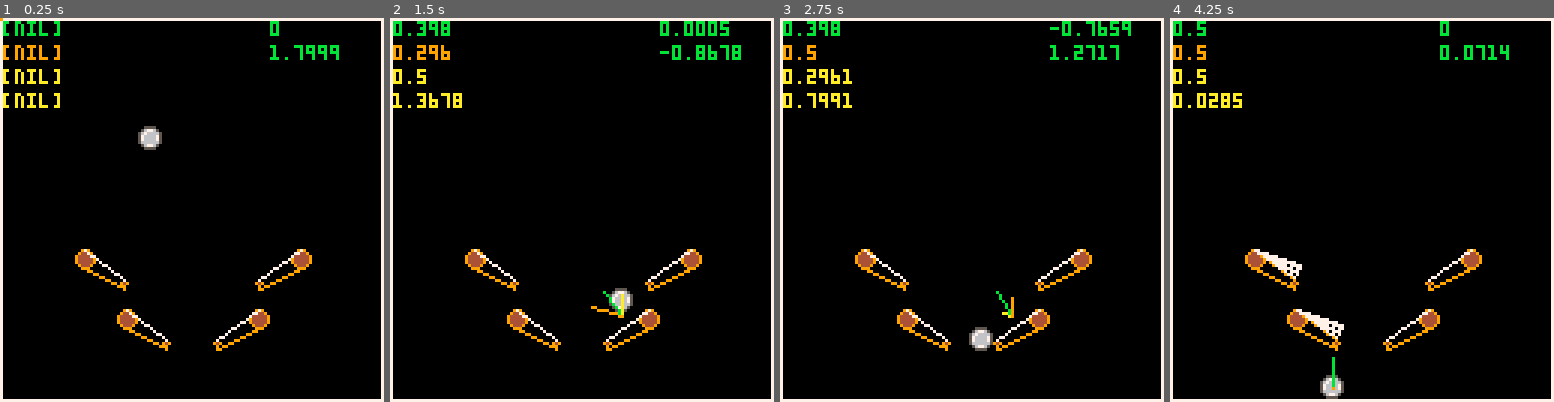
Above: before the commit, frames 1-4 (left to right).
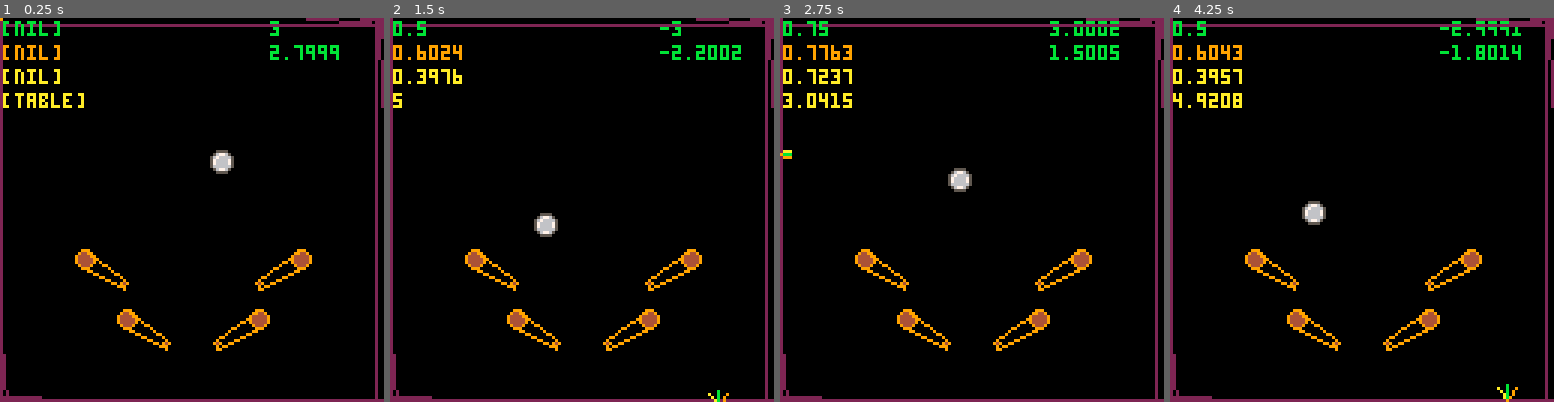
Above: after the commit, the same moments.

Repository: lkingsford/pico8-projects
Game: PICO-8 cartridge pinball1.p8
Two runs of this game, one before a commit and one after it. Both use one fixed random seed, a clock stepped at 60 frames per second and the inputs below.
Inputs:
- Up to frame 1 (0.25 s): no input
- Up to frame 2 (1.5 s): tap X (X key) at 0.33, 1.07 s; tap O (Z key) at 0.7 s
- Up to frame 3 (2.75 s): hold Right 1.6-2.1 s; tap O (Z key) at 1.7, 2.1, 2.5 s; tap X (X key) at 1.85 s; hold Up 2.15-2.42 s; hold Right from 2.47 s (still down)
- Up to frame 4 (4.25 s): tap O (Z key) every 0.4 s from 2.9 to 4.1 s; tap X (X key) at 2.97, 4.08 s; release Right at 3.03 s; hold Left 3.08-3.58 s; hold Down 3.63-3.97 s; hold Right from 4.02 s (still down)

The runs differ from the first frame. In frame 1, 6.3% of the frame differs, in the area x 0-100%, y 0-100%; in frame 2, 7.2%; in frame 3, 7.1%; in frame 4, 7.6%.

Commit message:
Next attempt

Diff:
--- a/pinball1.p8
+++ b/pinball1.p8
@@ -8,10 +8,10 @@
 
 	local p={}
 	p.x=50
-	p.dx=0
+	p.dx=3
 	p.y=30
 	p.r=4
-	p.dy=1
+	p.dy=2
 	add(pinballs, p)
 
 	flippers={}
@@ -22,11 +22,12 @@
 
 	flipper_thud = 0.6
 	gravity = 0.1
-	ramp_thud = 0.4
-
-    show_debug = true
+	ramp_thud = 1
+
+	show_debug = true
 
 	add_fixed_interactions()
+
 end
 
 function add_flipper(button, x, y, r1, r2, length, angle1, angle2, speed)
@@ -46,10 +47,35 @@
 
 function add_fixed_interactions()
 	fixed_interactions = {}
-	add_interaction(0,0,127,0,ramp_thud,0,fixed_interactions)
-	add_interaction(0,0,0,127,ramp_thud,0,fixed_interactions)
-	add_interaction(127,0,127,127,ramp_thud,0,fixed_interactions)
-	add_interaction(0,127,127,127,ramp_thud,0,fixed_interactions)
+	r_int(0,-8,127,0, 0, ramp_thud,0,fixed_interactions)
+	r_int(-8,127,132,132, 0.5, ramp_thud,0,fixed_interactions)
+	r_int(-7,0,0,127, 0.75, ramp_thud,0,fixed_interactions)
+	r_int(127,-8,132,132, 0.25, ramp_thud,0,fixed_interactions)
+end
+
+function r_int(x1, y1, x2, y2, normal, absorb, bounce, table)
+	v = {}
+	v.x1 = x1 - 2
+	v.y1 = y1 - 2
+	v.x2 = x2 + 2
+	v.y2 = y2 + 2
+	v.x3 = x1 - 2
+	v.y3 = y2 + 2
+	v.normal = normal
+	v.absorb = absorb
+	v.bounce = bounce
+	add(table, v)
+	v = {}
+	v.x1 = x1
+	v.y1 = y1
+	v.x2 = x2
+	v.y2 = y2
+	v.x3 = x2
+	v.y3 = y1
+	v.normal = normal
+	v.absorb = absorb
+	v.bounce = bounce
+	add(table, v)
 end
 
 function distance(x1, y1, x2, y2)
@@ -94,7 +120,9 @@
 end
 
 function d_interact(i)
-	line(i.x1, i.y1, i.x2, i.y2, 7)
+	line(i.x1, i.y1, i.x2, i.y2, 2)
+	line(i.x1, i.y1, i.x3, i.y3, 2)
+	line(i.x2, i.y2, i.x3, i.y3, 2)
 end
 
 function d_flipper(flipper)
@@ -113,8 +141,6 @@
 	if btnp(4, 1) then
 		show_debug = not show_debug
 	end
-	-- We're doing interactions on screen memory
-	cls()
 	interactions = {}
 	foreach(flippers, u_flipper)
 
@@ -132,60 +158,45 @@
 	pb.y = new_y
 	-- Use as arg in foreach
 	cur_pb = pb
-    any_bump =false
-	foreach(interactions, interact)
+	any_bump =false
+	--foreach(interactions, interact)
 	foreach(fixed_interactions, interact)
 
 	pb.dy += gravity
 end
 
 function interact(i)
-	-- PSEUDOCODE
-	-- Check if path line and interaction line intersect
-	-- If not, do nothing
-	-- If so, reflect ball, possibly adding or absorbing
-    if any_bump then
-        return
-    end
-	local collides = line_ball_collision(i.x1, i.y1, i.x2, i.y2, cur_pb)
-	if not collides then
+	if not collides(i, cur_pb) then
 		return
 	end
-    any_bump = true
+	normal = i.normal
+	n_ref = {}
+	n_ref.x1 = cur_pb.x
+	n_ref.y1 = cur_pb.y
+	n_ref.x2 = cur_pb.x + sin(normal) * 5
+	n_ref.y2 = cur_pb.y + cos(normal) * 5
 	incident = -1 * (atan2(cur_pb.dx, cur_pb.dy) - .25) % 1
-	normal = ((atan2(i.x1-i.x2, i.y1-i.y2) * -1) + .5) %1
-	inv_normal = (normal - 0.5) % 1
-	if (abs(normal - incident) > abs(inv_normal - incident)) then
-		normal = inv_normal
-	end
+	i_ref = {}
+	i_ref.x1 = cur_pb.x
+	i_ref.y1 = cur_pb.y
+	i_ref.x2 = cur_pb.x + sin(incident) * 5
+	i_ref.y2 = cur_pb.y + cos(incident) * 5
 	reflection = normal * 2 - incident
-	vold = distance(0, 0, cur_pb.dx, cur_pb.dy)
-	v = vold * i.absorb + i.push
-	while line_ball_collision(i.x1, i.y1, i.x2, i.y2, cur_pb) do
-        cur_pb.x -= cur_pb.dx / 5
-        cur_pb.y -= cur_pb.dy / 5
-    end
-	-- Adjust for bounce
-	cur_pb.dx = v * sin(reflection)
-	cur_pb.dy = v * cos(reflection)
-
-	-- All for debug image
-	d_scale = 5
 	r_ref = {}
 	r_ref.x1 = cur_pb.x
 	r_ref.y1 = cur_pb.y
-	r_ref.x2 = cur_pb.x + d_scale * v * sin(reflection)
-	r_ref.y2 = cur_pb.y + d_scale * v * cos(reflection)
-	n_ref = {}
-	n_ref.x1 = cur_pb.x
-	n_ref.y1 = cur_pb.y
-	n_ref.x2 = cur_pb.x + 10 * sin(normal)
-	n_ref.y2 = cur_pb.y + 10 * cos(normal)
-	i_ref = {}
-	i_ref.x1 = cur_pb.x
-	i_ref.y1 = cur_pb.y
-	i_ref.x2 = cur_pb.x + d_scale * vold * sin(incident)
-	i_ref.y2 = cur_pb.y + d_scale * vold * cos(incident)
+	r_ref.x2 = cur_pb.x + sin(reflection) * 5
+	r_ref.y2 = cur_pb.y + cos(reflection) * 5
+	vold = distance(0, 0, cur_pb.dx, cur_pb.dy)
+	v = vold * i.absorb + i.bounce
+	cur_pb.dx = v * sin(reflection)
+	cur_pb.dy = v * cos(reflection)
+	while collides(i, cur_pb) do
+  		cur_pb.x += cur_pb.dx / 5
+		cur_pb.y += cur_pb.dy / 5
+	end
+
+	-- Adjust for bounce
 end
 
 function u_flipper(f)
@@ -197,59 +208,32 @@
 	end
 	local old_angle = f.angle
 	f.angle = mid(f.angle, t, f.angle + sgn(t - f.angle) * f.speed)
-
-	-- Speed is wrong here - it should be angle * length (?)
-	for theta = min(old_angle, f.angle), max(old_angle, f.angle), 0.01 do
-		add_interaction(f.x, f.y - f.r1, f.x + f.length * sin(theta), f.y + f.length * cos(theta) - f.r2, flipper_thud, 0)
-	end
-end
-
-function add_interaction(x1, y1, x2, y2, absorb, push, table)
-	table = table or interactions
-	-- Add a line interaction with power d
-	local i = {}
-	i.x1 = x1
-	i.x2 = x2
-	i.y1 = y1
-	i.y2 = y2
-	i.absorb = absorb
-	i.push = push
-	add(table, i)
-end
-
-function line_ball_collision(x1, y1, x2, y2, ball)
-    rectfill(x1,y1,x2,y2,1)
-    line(x1, y1, x2, y2,10)
-	local d = ceil(distance(0, 0, ball.dx, ball.dy))
-	for i=0,d do
-		ball_x = ball.x - i*ball.dx/d
-		ball_y = ball.y - i*ball.dy/d
-		for x=0,7 do
-			for y=0,7 do
-				if sget(x+8,y) != 0 and pget(ball_x+x-4, ball_y+y-4)==10 then
-					-- SIDE EFFECT!?
-					local v = {}
-					v.x = ball_x
-					v.y = ball_y
-					return v
-				end
-			end
-		end
-	end
-	return false
 end
 
 function in_tri(ax,ay,bx,by,cx,cy,px,py)
-	cls()
-	line(ax, ay, bx, by, 3)
-	line(bx, by, cx, cy, 3)
-	line(ax, ay, cx, cy, 3)
-	circ(px, py, 2, 2)
 	apab = cross(ax,ay,px,py,ax,ay,bx,by)
 	bpbc = cross(bx,by,px,py,bx,by,cx,cy)
 	cpca = cross(cx,cy,px,py,cx,cy,ax,ay)
-	print(apab..' '..bpbc..' '..cpca)
-	return sgn(apab) == sgn(bpbc) and sgn(bpbc) == sgn(cpca)
+	--printh('('..px..','..py..') '..apab..','..bpbc..','..cpca)
+	if sgn(apab) == sgn(bpbc) and sgn(bpbc) == sgn(cpca) then return true end
+	if ((apab == 0 and sgn(bpbc) == sgn(cpca)) or (bpbc == 0 and sgn(apab) == sgn(cpca)) or (cpca == 0 and sgn(apab) == sgn(bpbc))) then return true end
+	if ((apab == 0 and bpbc == 0) or (apab == 0 and cpca == 0) or (bpbc == 0 and cpca == 0)) then return true end
+	return false
+end
+
+function collides(i, ball)
+	--l = 0
+	local d = ceil(distance(0, 0, ball.dx, ball.dy)) * 2
+	for j=0,d do
+		ball_x = ball.x - j*ball.dx/d
+		ball_y = ball.y - j*ball.dy/d
+		--l += 1
+		if in_tri(i.x1, i.y1, i.x2, i.y2, i.x3, i.y3, ball_x, ball_y) then
+			--printh(l)
+			return true
+		end
+	end
+	return false
 end
 
 function cross(qx,qy,rx,ry,sx,sy,tx,ty)
